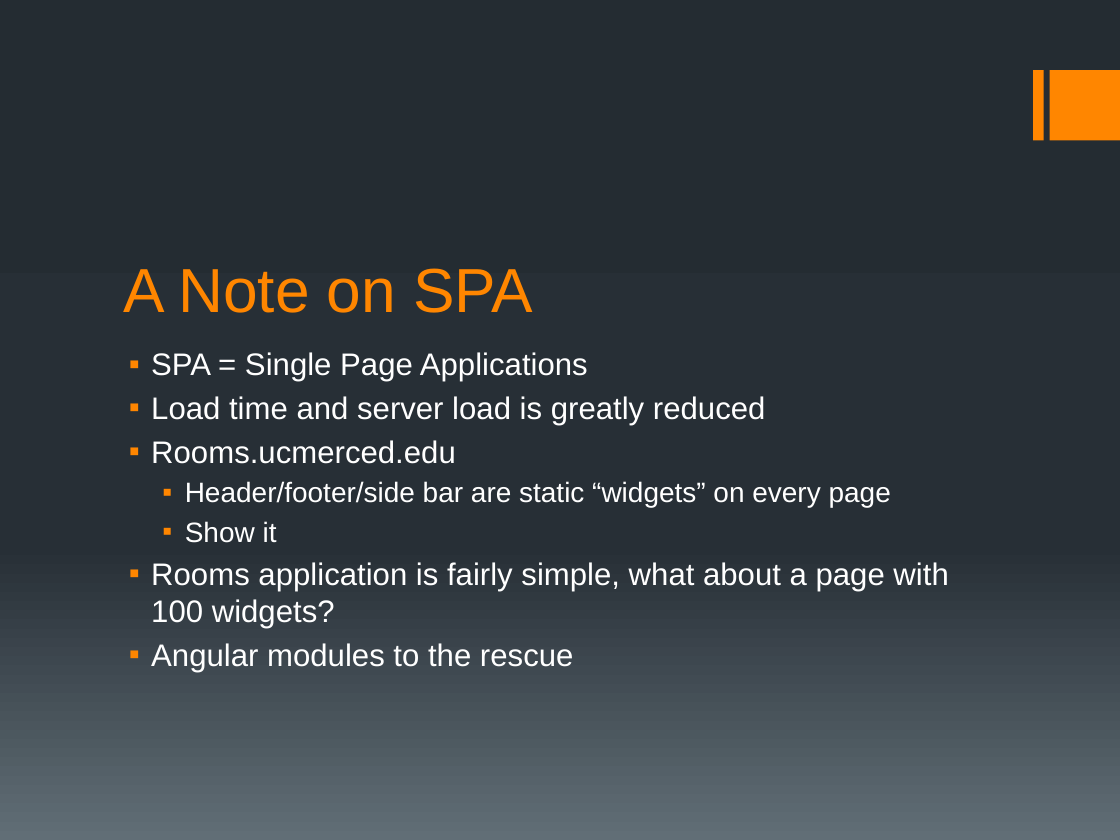
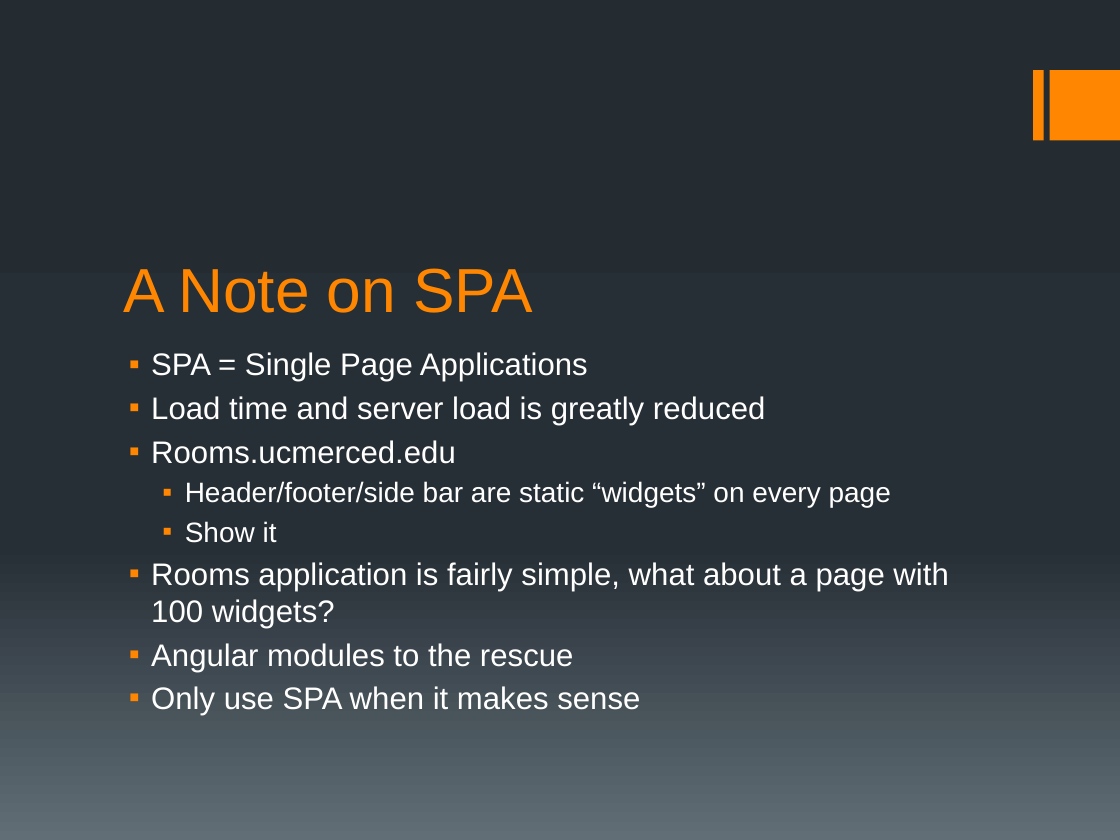
Before and after one commit to motobreath/angular_presentation, a slide deck: slide 5 of angular presentation.pptx. Drawn at 1120x840 pixels with LibreOffice and Linux fonts; fonts in the diff are those of the drawing. Boxes give left, top, right and bottom in pixels: in the first picture for what was removed or moved away, otherwise in the second. Text is boxed around its words. In the diff, an @@ line names an element or a change of style, - is before the commit and + after.

```diff
--- a/angular presentation.pptx
+++ b/angular presentation.pptx
@@ text at [151,686,640,715]: paragraph added @@
+▪ Only use SPA when it makes sense
```
Also in this commit, not shown: 1 other slide changed, 2 slides added.
